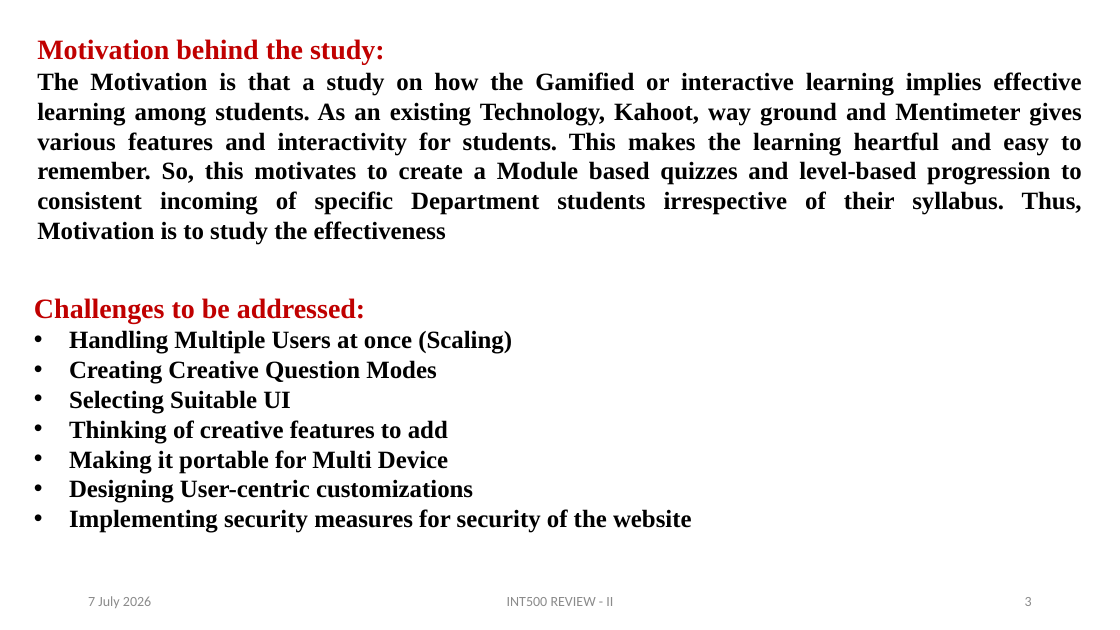
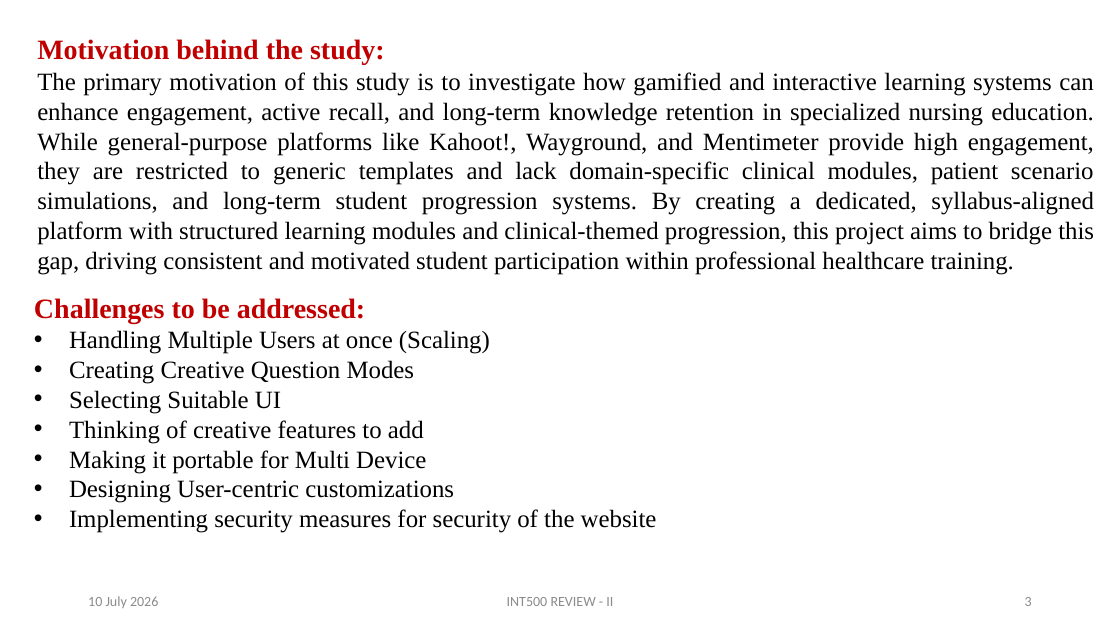
Before and after one commit to Swaminathan8237/NurseQuest, a slide deck: slide 3 of docs/SECOND_REVIEW_FILLED.pptx. Drawn at 1120x630 pixels with LibreOffice and Linux fonts; fonts in the diff are those of the drawing. Boxes give left, top, right and bottom in pixels: in the first picture for what was removed or moved away, otherwise in the second. Text is boxed around its words. In the diff, an @@ line names an element or a change of style, - is before the commit and + after.

```diff
--- a/docs/SECOND_REVIEW_FILLED.pptx
+++ b/docs/SECOND_REVIEW_FILLED.pptx
@@ text at (37, 72, 1094, 275): text changed; bold off @@
-The Motivation is that a study on how the Gamified or interactive learning implies effective learning among students. As an existing Technology, Kahoot, way ground and Mentimeter gives various features and interactivity for students. This makes the learning heartful and easy to remember. So, this motivates to create a Module based quizzes and level-based progression to consistent incoming of specific Department students irrespective of their syllabus. Thus, Motivation is to study the effectiveness
+The primary motivation of this study is to investigate how gamified and interactive learning systems can enhance engagement, active recall, and long-term knowledge retention in specialized nursing education. While general-purpose platforms like Kahoot!, Wayground, and Mentimeter provide high engagement, they are restricted to generic templates and lack domain-specific clinical modules, patient scenario simulations, and long-term student progression systems. By creating a dedicated, syllabus-aligned platform with structured learning modules and clinical-themed progression, this project aims to bridge this gap, driving consistent and motivated student participation within professional healthcare training.
@@ text at (69, 330, 657, 533): bold off @@
@@ text at (88, 596, 158, 608): text changed @@
-7 July 2026
+10 July 2026
```
Also in this commit, not shown: 17 other slides changed, 6 other files.
